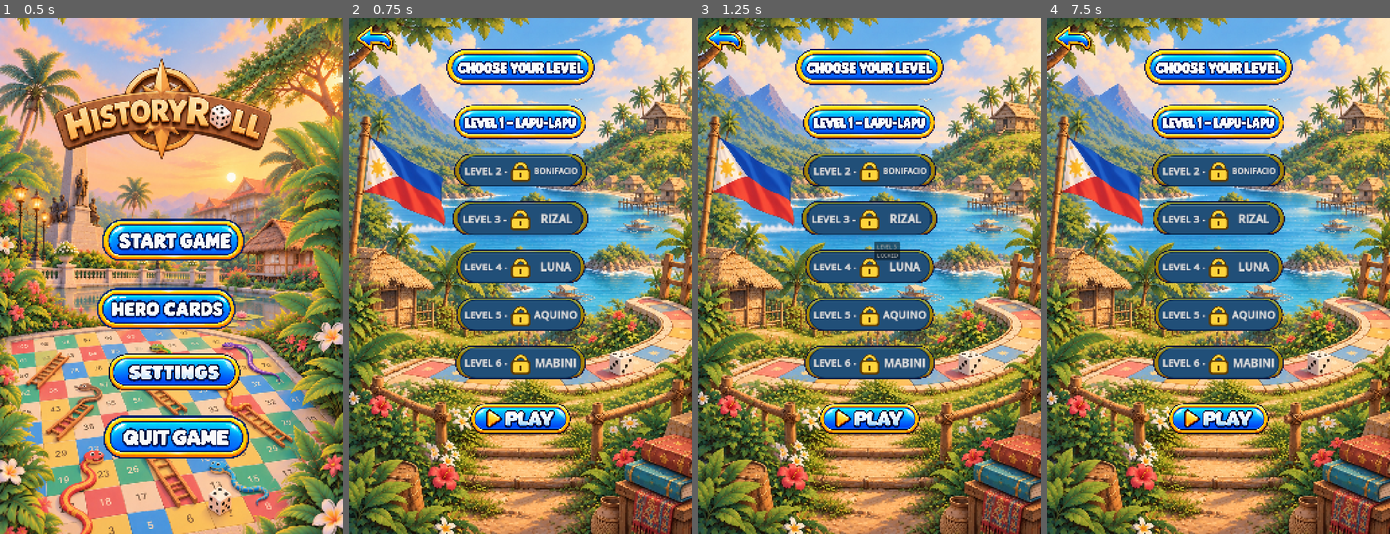
Above: before the commit, frames 1-4 (left to right).
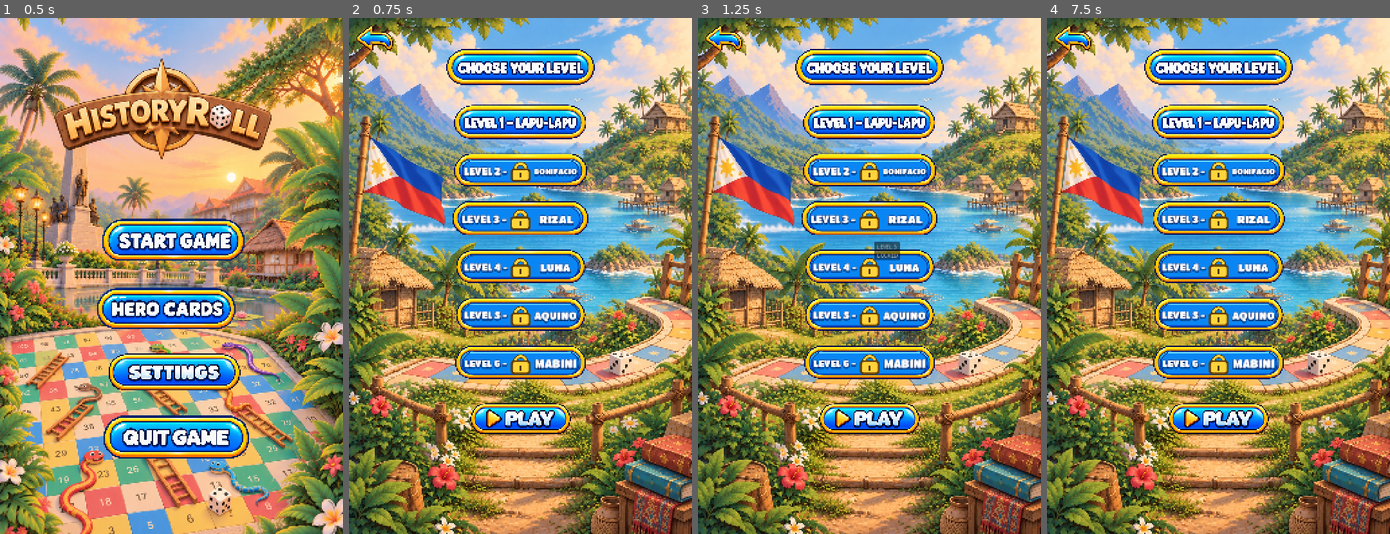
Above: after the commit, the same moments.

Repository: Aria534/HistoryRoll
Game: Godot game, scene res://main_menu_tscn.tscn
The game is run twice, just before and just after one commit, with the same random seed, the same clock (stepped at 60 frames per second) and the same inputs.
Inputs (mouse positions are in pixels of both pictures, inside the frame that each line leads up to):
- Up to frame 1 (0.5 s): no input
- Up to frame 2 (0.75 s): click (523, 239) at 0.5 s
- Up to frame 3 (1.25 s): no input
- Up to frame 4 (7.5 s): click (1218, 420) at 1.25 s; click "Roll Die" at 2 s; tap Enter at 2.75 s; move the mouse to (1293, 250) at 2.77 s; click "Roll Die" at 3.5 s; click "He became ruler of Mactan" at 4.25 s; click "Continue" at 5 s; click "Roll Die" at 5.75 s; tap Space at 6.5 s; move the mouse to (1149, 301) at 6.52 s; click "Back to Levels" at 7.25 s

Frame 1 is identical in both runs. In frame 2, 10% of the frame differs, in the area x 30-70%, y 26-70%; in frame 3, 10%; in frame 4, 10%.

Commit message:
Polish level selection button styling

Diff:
--- a/level_lock_overlay.gd
+++ b/level_lock_overlay.gd
@@ -1,13 +1,16 @@
 @tool
 extends Control
 
+const LOCKED_TEXT_FONT: Font = preload("res://assets/fonts/TitanOne-Regular.ttf")
 const LOCK_GOLD := Color("#FFD43B")
 const LOCK_OUTLINE := Color("#5C3900")
-const COVER_BLUE := Color("#214F78")
-const COVER_BLUE_DARK := Color("#082B51")
-const COVER_HIGHLIGHT := Color("#4B7897")
-const TEXT_COLOR := Color("#D6D8D8")
-const TEXT_OUTLINE := Color("#0B2B59")
+const COVER_BLUE := Color("#0A86F4")
+const COVER_BLUE_DARK := Color("#052E93")
+const COVER_HIGHLIGHT := Color("#72E8FF")
+const COVER_LOWLIGHT := Color("#064FCB")
+const TEXT_COLOR := Color.WHITE
+const TEXT_OUTLINE := Color("#071D64")
+const TEXT_SHADOW := Color("#03103C")
 const LOCK_HEIGHT_RATIO := 0.50
 const HERO_SURNAMES: PackedStringArray = [
 	"LAPU-LAPU",
@@ -36,15 +39,15 @@
 
 
 func get_concealment_rect() -> Rect2:
-	return Rect2(size.x * 0.055, size.y * 0.16, size.x * 0.89, size.y * 0.68)
+	return Rect2(size.x * 0.07, size.y * 0.235, size.x * 0.86, size.y * 0.53)
 
 
 func get_left_text_rect() -> Rect2:
-	return Rect2(size.x * 0.08, size.y * 0.22, size.x * 0.325, size.y * 0.56)
+	return Rect2(size.x * 0.08, size.y * 0.25, size.x * 0.325, size.y * 0.50)
 
 
 func get_right_text_rect() -> Rect2:
-	return Rect2(size.x * 0.595, size.y * 0.22, size.x * 0.325, size.y * 0.56)
+	return Rect2(size.x * 0.595, size.y * 0.25, size.x * 0.325, size.y * 0.50)
 
 
 func get_hero_surname() -> String:
@@ -78,14 +81,19 @@
 		maxf(1.0, size.y * 0.018),
 		true
 	)
+	var lowlight_y := cover_rect.end.y - float(border_width) - 2.0
+	draw_line(
+		Vector2(cover_rect.position.x + cover_rect.size.y * 0.34, lowlight_y),
+		Vector2(cover_rect.end.x - cover_rect.size.y * 0.34, lowlight_y),
+		COVER_LOWLIGHT,
+		maxf(1.0, size.y * 0.022),
+		true
+	)
 
 
 func _draw_locked_text() -> void:
-	var font := FontVariation.new()
-	font.base_font = ThemeDB.fallback_font
-	font.variation_embolden = 1.2
-	_draw_fitted_text(font, "LEVEL %d -" % level_number, get_left_text_rect())
-	_draw_fitted_text(font, get_hero_surname(), get_right_text_rect())
+	_draw_fitted_text(LOCKED_TEXT_FONT, "LEVEL %d -" % level_number, get_left_text_rect())
+	_draw_fitted_text(LOCKED_TEXT_FONT, get_hero_surname(), get_right_text_rect())
 
 
 func _draw_fitted_text(font: Font, text: String, rect: Rect2) -> void:
@@ -94,7 +102,9 @@
 		font_size -= 1
 	var baseline_y := rect.get_center().y + (font.get_ascent(font_size) - font.get_descent(font_size)) * 0.5
 	var baseline := Vector2(rect.position.x, baseline_y)
-	var outline_size := maxi(2, roundi(size.y * 0.028))
+	var outline_size := maxi(3, roundi(size.y * 0.035))
+	var shadow_offset := Vector2(0.0, maxf(2.0, size.y * 0.03))
+	draw_string_outline(font, baseline + shadow_offset, text, HORIZONTAL_ALIGNMENT_CENTER, rect.size.x, font_size, outline_size, TEXT_SHADOW)
 	draw_string_outline(font, baseline, text, HORIZONTAL_ALIGNMENT_CENTER, rect.size.x, font_size, outline_size, TEXT_OUTLINE)
 	draw_string(font, baseline, text, HORIZONTAL_ALIGNMENT_CENTER, rect.size.x, font_size, TEXT_COLOR)
 
--- a/level_selection.gd
+++ b/level_selection.gd
@@ -7,7 +7,7 @@
 
 const LOCK_GOLD := Color("#FFD43B")
 const LOCK_OUTLINE := Color("#5C3900")
-const LOCKED_MODULATE := Color(0.62, 0.64, 0.68, 0.95)
+const LOCKED_MODULATE := Color.WHITE
 const SELECTED_SCALE := 1.025
 
 @export var hover_scale: float = 1.03
--- a/tests/level_selection_test.gd
+++ b/tests/level_selection_test.gd
@@ -59,6 +59,8 @@
 		_check(level_button.owner == screen, "Level %d button is stored in the packed scene" % level_id)
 		_check(level_button.texture_normal != null, "Level %d custom texture is loaded" % level_id)
 		_check(level_button.texture_normal.resource_path.ends_with("Level%d.png" % level_id), "Level %d uses its matching custom PNG" % level_id)
+		_check(level_button.size.is_equal_approx(Vector2(405.0, 135.0)), "Level %d keeps the approved 405 by 135 dimensions" % level_id)
+		_check(is_equal_approx(level_button.size.x / level_button.size.y, 3.0), "Level %d keeps the source artwork's 3-to-1 aspect ratio" % level_id)
 		_check(level_button.position.is_equal_approx(editor_geometry[level_id].position), "Level %d editor position is preserved at runtime" % level_id)
 		_check(level_button.size.is_equal_approx(editor_geometry[level_id].size), "Level %d editor size is preserved at runtime" % level_id)
 	_check(screen.back_button is TextureButton, "Back uses a TextureButton")
@@ -72,6 +74,7 @@
 		var level_button: TextureButton = screen.level_buttons[level_id]
 		var lock_nodes := level_button.find_children("LockOverlay", "Control", false, false)
 		_check(level_button.disabled, "Level %d is disabled while locked" % level_id)
+		_check(level_button.self_modulate.is_equal_approx(Color.WHITE), "Level %d locked artwork keeps the original full-color palette" % level_id)
 		_check(lock_nodes.size() == 1, "Level %d has exactly one permanent lock overlay" % level_id)
 		if lock_nodes.size() != 1:
 			continue
@@ -81,13 +84,26 @@
 			visible_lock_count += 1
 		_check(lock_indicator.mouse_filter == Control.MOUSE_FILTER_IGNORE, "Level %d lock does not intercept input" % level_id)
 		var padlock_rect: Rect2 = lock_indicator.get_padlock_rect()
+		var concealment_rect: Rect2 = lock_indicator.get_concealment_rect()
 		_check(is_equal_approx(padlock_rect.size.y / level_button.size.y, 0.5), "Level %d lock occupies 50 percent of the button height" % level_id)
 		_check(padlock_rect.get_center().distance_to(level_button.size * 0.5) <= 0.75, "Level %d lock is centered inside its button" % level_id)
-		_check(lock_indicator.get_concealment_rect().size.x >= level_button.size.x * 0.85, "Level %d concealment covers the embedded hero-name area" % level_id)
+		_check(concealment_rect.size.x >= level_button.size.x * 0.85, "Level %d concealment covers the embedded hero-name area" % level_id)
+		_check(concealment_rect.position.y >= level_button.size.y * 0.22, "Level %d blue overlay stays below the upper gold border" % level_id)
+		_check(concealment_rect.end.y <= level_button.size.y * 0.78, "Level %d blue overlay stays above the lower gold border" % level_id)
+		_check(concealment_rect.encloses(padlock_rect), "Level %d padlock stays entirely inside the blue interior" % level_id)
 		_check(lock_indicator.get_hero_surname() == ["", "LAPU-LAPU", "BONIFACIO", "RIZAL", "LUNA", "AQUINO", "MABINI"][level_id], "Level %d uses its required locked surname" % level_id)
 		_check(lock_indicator.get_left_text_rect().end.x < padlock_rect.position.x, "Level %d left label does not overlap its centered padlock" % level_id)
 		_check(lock_indicator.get_right_text_rect().position.x > padlock_rect.end.x, "Level %d surname does not overlap its centered padlock" % level_id)
 		_check(not level_button.tooltip_text.contains(["", "LAPU-LAPU", "BONIFACIO", "RIZAL", "LUNA", "AQUINO", "MABINI"][level_id]), "Level %d locked tooltip does not reveal its hero name" % level_id)
+		if level_id == 2:
+			_check(lock_indicator.LOCKED_TEXT_FONT.resource_path.ends_with("TitanOne-Regular.ttf"), "locked labels use the bundled cartoon display font")
+			_check(lock_indicator.LOCKED_TEXT_FONT != ThemeDB.fallback_font, "locked labels do not use Godot's default fallback font")
+			_check(lock_indicator.TEXT_COLOR.is_equal_approx(Color.WHITE), "locked labels use Level 1-style white lettering")
+			_check(lock_indicator.TEXT_OUTLINE.is_equal_approx(Color("#071D64")), "locked labels use a dark-blue outline")
+			_check(lock_indicator.COVER_BLUE.is_equal_approx(Color("#0A86F4")), "locked buttons use the approved bright-blue fill")
+			_check(lock_indicator.COVER_BLUE_DARK.is_equal_approx(Color("#052E93")), "locked buttons retain their dark-blue depth outline")
+			_check(lock_indicator.COVER_HIGHLIGHT.is_equal_approx(Color("#72E8FF")), "locked buttons retain a cyan glossy highlight")
+			_check(FileAccess.file_exists("res://assets/fonts/OFL.txt"), "bundled font includes its open-font license")
 	_check(visible_lock_count == 5, "fresh-player Level Selection displays exactly five visible padlocks")
 	_check(screen.selected_level_id == 1, "saved default Level 1 selection is restored")
 	_check(selection_label.text == "Selected: Level 1", "selected-level message updates without a null error")
Not shown, added: assets/fonts/OFL.txt
Binary file added: assets/fonts/TitanOne-Regular.ttf
Not shown, added: assets/fonts/TitanOne-Regular.ttf.import
